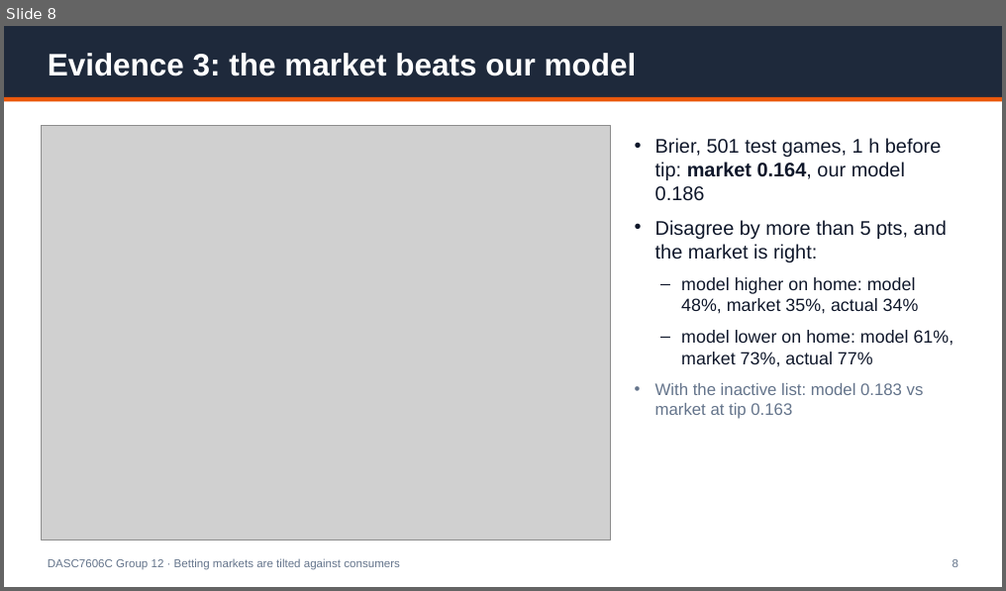
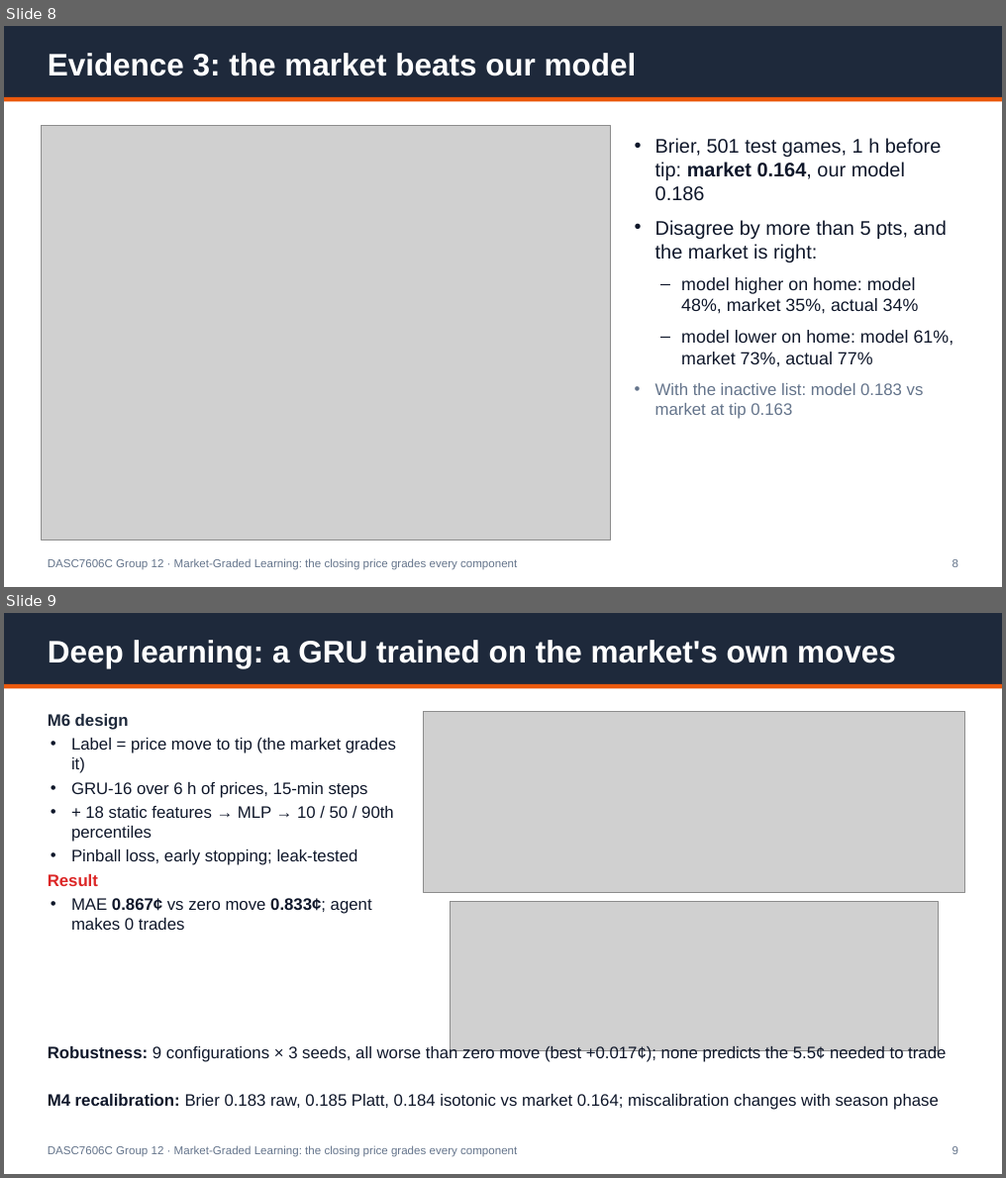
Before and after one commit to Michaelyzr/nba-agent, a slide deck: presentation/nba_agent_deck.pptx. Shown one above the other, each under a label of ours: slide 8 before the commit, slides 8 and 9 after it. The pictures are 1006x591 and 1006x1178 pixels, drawn with LibreOffice and Linux fonts; fonts in the diff are those of the drawing; grey boxes stand for pictures. Boxes give left, top, right and bottom in pixels: in the first picture for what was removed or moved away, otherwise in the second. Text is boxed around its words. In the diff, an @@ line names an element or a change of style, - is before the commit and + after.

```diff
--- a/presentation/nba_agent_deck.pptx
+++ b/presentation/nba_agent_deck.pptx
@@ slide 9 added at (4, 613, 1002, 1174), background #FFFFFF @@
@@ rectangle added at (4, 613, 1002, 684), fill #1E293B @@
@@ text added at (48, 640, 896, 668), 30 pt, text #FFFFFF, bold @@
+Deep learning: a GRU trained on the market's own moves
@@ rectangle added at (4, 684, 1002, 688), fill #EA580C @@
@@ text added at (48, 714, 396, 930), 16 pt, text #0F172A @@
+M6 design
+• Label = price move to tip (the market grades it)
+• GRU-16 over 6 h of prices, 15-min steps
+• + 18 static features → MLP → 10 / 50 / 90th percentiles
+• Pinball loss, early stopping; leak-tested
+Result
+• MAE 0.867¢ vs zero move 0.833¢; agent makes 0 trades
@@ picture added at (423, 712, 964, 892) @@
@@ picture added at (450, 901, 939, 1051) @@
@@ text added at (48, 1046, 945, 1063), 16 pt, text #0F172A @@
+Robustness: 9 configurations × 3 seeds, all worse than zero move (best +0.017¢); none predicts the 5.5¢ needed to trade
@@ text added at (48, 1094, 939, 1110), 16 pt, text #0F172A @@
+M4 recalibration: Brier 0.183 raw, 0.185 Platt, 0.184 isotonic vs market 0.164; miscalibration changes with season phase
@@ text added at (48, 1146, 517, 1157), 11 pt, text #64748B @@
+DASC7606C Group 12 · Market-Graded Learning: the closing price grades every component
@@ text added at (952, 1147, 958, 1155), 11 pt, text #64748B @@
+9
@@ slide 8 changed as well @@
@@ text at (48, 559, 517, 570): text changed @@
-DASC7606C Group 12 · Betting markets are tilted against consumers
+DASC7606C Group 12 · Market-Graded Learning: the closing price grades every component
```
Also in this commit, not shown: 9 other slides changed, 4 other slides added, 7 slides removed, 5 other files.
